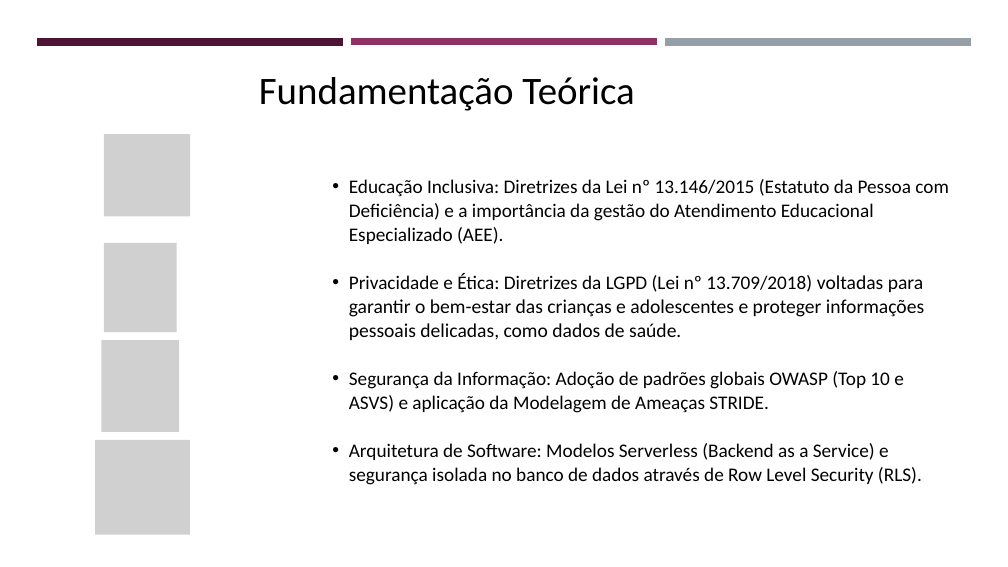
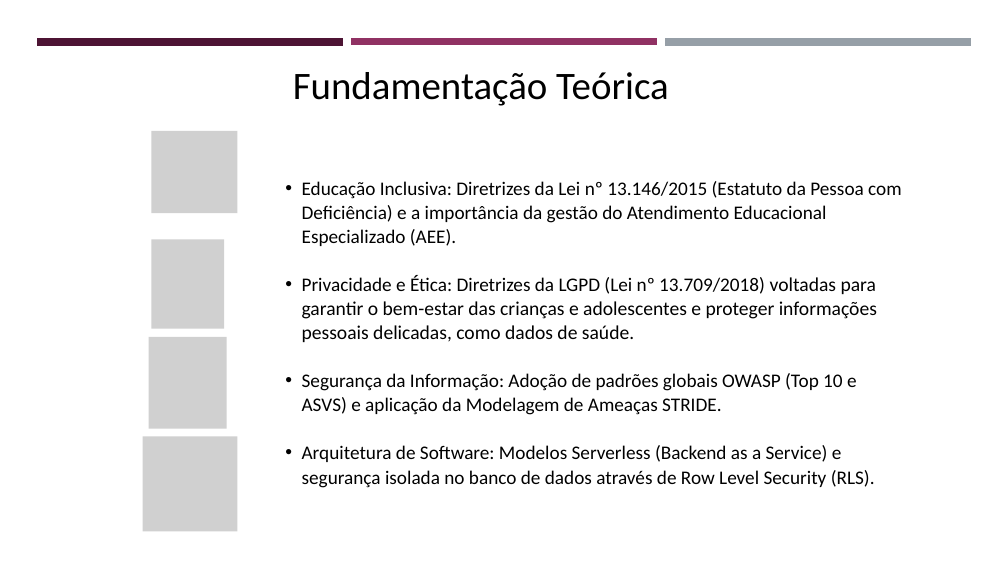
Before and after one commit to z12guilherme/gestao_atipicos, a slide deck: slide 4 of tcc/TCC - Slides.pptx. Drawn at 1008x567 pixels with LibreOffice and Linux fonts; fonts in the diff are those of the drawing; grey boxes stand for pictures. Boxes give left, top, right and bottom in pixels: in the first picture for what was removed or moved away, otherwise in the second. Text is boxed around its words. In the diff, an @@ line names an element or a change of style, - is before the commit and + after.

```diff
--- a/tcc/TCC - Slides.pptx
+++ b/tcc/TCC - Slides.pptx
@@ text "Fundamentação Teórica": place and size @@
-text "Fundamentação Teórica" at (259,77,635,111)
+text "Fundamentação Teórica" at (293,72,669,106)
@@ picture: place and size @@
-picture at (104,134,190,216)
+picture at (151,131,237,213)
@@ text "Educação Inclusiva: Diretrizes da Lei ...": place and size @@
-text "Educação Inclusiva: Diretrizes da Lei ..." at (349,179,948,485)
+text "Educação Inclusiva: Diretrizes da Lei ..." at (302,181,901,488)
@@ picture: place and size @@
-picture at (104,243,176,332)
+picture at (151,239,224,329)
@@ picture: place and size @@
-picture at (101,340,179,432)
+picture at (149,337,227,428)
@@ picture: place and size @@
-picture at (95,440,190,535)
+picture at (143,436,237,531)
```
Also in this commit, not shown: 1 other slide changed.
